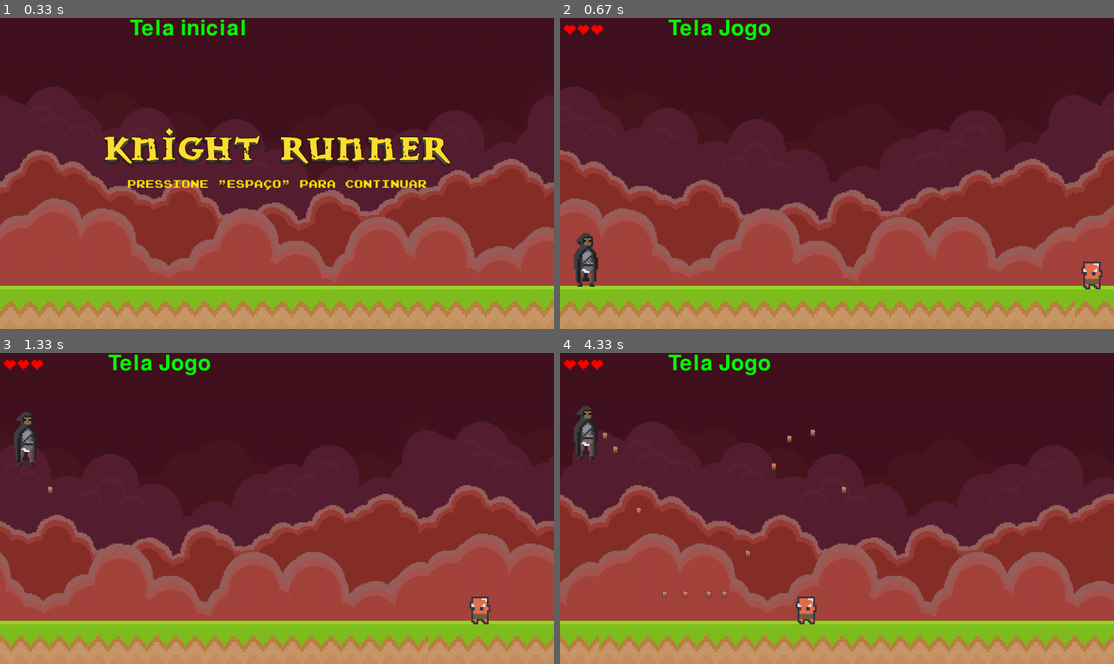
Above: before the commit, frames 1-4 (two rows, left to right).
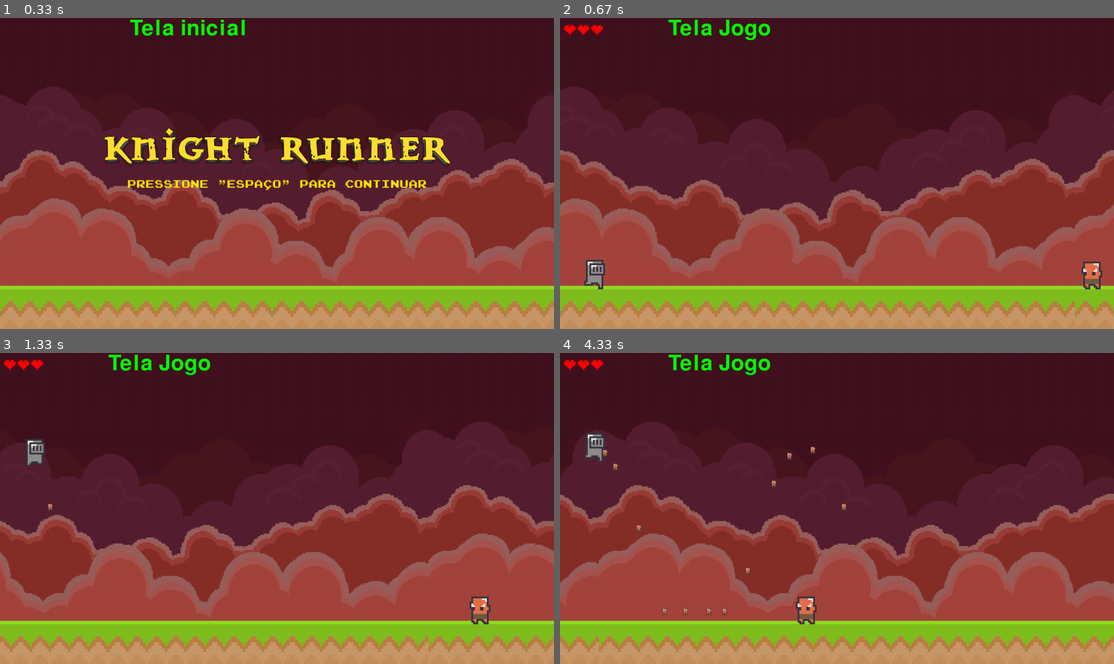
Above: after the commit, the same moments.

Repository: insper-classroom/devlife-23-1-projeto-pygame-henrique-e-guilherme
Game: pygame game, started from jogo/funcoes/jogo.py
The game is run twice, just before and just after one commit, with the same random seed, the same clock (stepped at 60 frames per second) and the same inputs.
Inputs:
- Up to frame 1 (0.33 s): no input
- Up to frame 2 (0.67 s): tap Space at 0.33 s
- Up to frame 3 (1.33 s): tap Space at 0.67 s; tap W at 1 s
- Up to frame 4 (4.33 s): tap W at 1.4, 1.7, 1.9, 2.23, 2.53, 2.73, 3.03, 3.3, 3.63, 3.93, 4.07 s; tap Space at 1.98, 3.38 s

Frame 1 is identical in both runs. In frame 2, 0.7% of the frame differs, in the area x 2-9%, y 69-88%; in frame 3, 0.7%; in frame 4, 1.1%, in the area x 2-52%, y 16-85%.

Commit message:
Animacao jogador

Diff:
--- a/jogo/funcoes/classes.py
+++ b/jogo/funcoes/classes.py
@@ -1,6 +1,4 @@
 import pygame
-
-
 
 
 class TelaInicial():
@@ -38,9 +36,9 @@
 
     def update(self):
         if not self.musica_tela_inicial_tocando:
-            pygame.mixer_music.load('jogo/assets/musica_inicial.ogg')
-            pygame.mixer_music.set_volume(0.3)
-            pygame.mixer_music.play()
+            # pygame.mixer_music.load('jogo/assets/musica_inicial.ogg')
+            # pygame.mixer_music.set_volume(0.3)
+            # pygame.mixer_music.play()
             self.musica_tela_inicial_tocando = True
 
         for event in pygame.event.get():
@@ -133,11 +131,11 @@
         pygame.display.update()
 
     def update(self):
-        if not self.musica_jogo_tocando:
-            pygame.mixer_music.load('jogo/assets/musica_jogo.ogg')
-            pygame.mixer_music.set_volume(0.2)
-            pygame.mixer_music.play()
-            self.musica_jogo_tocando = True
+        # if not self.musica_jogo_tocando:
+        #     pygame.mixer_music.load('jogo/assets/musica_jogo.ogg')
+        #     pygame.mixer_music.set_volume(0.2)
+        #     pygame.mixer_music.play()
+        #     self.musica_jogo_tocando = True
 
         for event in pygame.event.get():
             if event.type == pygame.QUIT:
@@ -153,7 +151,7 @@
             self.jogador.pulo_jogador(event)
 
         #colisao com monstro
-        if pygame.sprite.spritecollide(self.jogador, self.inimigos, False):
+        if pygame.sprite.spritecollide(self.jogador, self.inimigos, True):
             if not self.imune:
                 self.jogador.vidas -= 1
                 self.jogador.dano_som.play()
@@ -186,9 +184,17 @@
         pygame.sprite.Sprite.__init__(self)
         #Adicionei essas imagens so para testar e dps mudar
         #Cria retangulo e aumenta a imagem
-        self.image = pygame.image.load('jogo/assets/jogador_provisorio.png').convert_alpha()
-        self.image = pygame.transform.scale_by(self.image, 4)
-        self.rect = self.image.get_rect()
+        self.sprites = SpriteSheet('jogo/assets/knight_.png')
+        self.lista_sprites = []
+        for contador in range(4):
+            self.lista_sprites.append(self.sprites.corta_imagem(contador, 24 , 24, 4))
+
+        self.frame_atual = 0
+        self.cooldown_animacao = 100
+
+        self.image = pygame.image.load('jogo/assets/knight_.png').convert_alpha()
+
+        self.rect = self.lista_sprites[0].get_rect()
 
         self.dano_som = pygame.mixer.Sound('jogo/assets/dano_som.mp3')
         self.pontuou_som = pygame.mixer.Sound('jogo/assets/pontuou_som.mp3')
@@ -196,20 +202,29 @@
         self.vidas = 3
 
         #Coordenadas
-        self.rect.centerx = 60
-        self.rect.centery = 560
-
-        self.x = 0
-        self.delta_t = 0
+        self.rect.centerx = 80
+        self.rect.centery = 600
+
         #Velocidade y
 
         self.vely = -21
 
         #Gravidade
         self.gravidade = 0
-
-
-    def update(self):
+        self.tempo = pygame.time.get_ticks()
+
+
+    def update(self):
+
+        tempo_atual = pygame.time.get_ticks()
+        if tempo_atual - self.tempo > self.cooldown_animacao:
+            self.tempo = tempo_atual
+            self.frame_atual += 1
+        if self.frame_atual >= len(self.lista_sprites):
+            self.frame_atual = 0
+        self.image = self.lista_sprites[self.frame_atual]
+
+
 
         #Faz o jogador cair, simula o efeito da aceleração da gravidade
         self.rect.centery += self.gravidade
@@ -217,15 +232,15 @@
 
 
         #Não deixa o jogador passar do chão
-        if self.rect.centery >= 560:
-            self.rect.centery = 560
+        if self.rect.centery >= 600:
+            self.rect.centery = 600
 
     def pulo_jogador (self, event):
         if event.type == pygame.KEYDOWN:
             if event.key == pygame.K_SPACE:
 
                 #Faz o jogador pular
-                if self.rect.bottom >= 560:
+                if self.rect.bottom >= 600:
                     self.gravidade = -15
 
 class Inimigo (pygame.sprite.Sprite):
@@ -248,7 +263,6 @@
 
         if self.rect.centerx <= -100 or self.vidas <= 0:
             self.rect.centerx = 1300
-
 
 class Tiro (pygame.sprite.Sprite):
     def __init__(self, jogador_center_y):
@@ -268,4 +282,14 @@
             self.kill()
 
 
-print ('teste')
+#Fonte: https://www.youtube.com/watch?v=nXOVcOBqFwM&ab_channel=CodingWithRuss
+class SpriteSheet:
+    def __init__(self, imagem):
+        self.sheet = pygame.image.load(imagem).convert_alpha()
+
+    def corta_imagem(self, frame ,altura, largura, escala):
+        imagem = pygame.Surface((largura, altura)).convert_alpha()
+        imagem.blit(self.sheet, (0, 0) , ((frame * largura), 0, largura, altura)) #Ultimo argumento é a área do frame que vai ser cortada
+        imagem = pygame.transform.scale(imagem, (largura*escala, altura*escala)) #Aumenta a imagem
+        imagem.set_colorkey('White') #Define a cor do fundo da imagem para ser transparente
+        return imagem
--- a/jogo/funcoes/funcoes_do_jogo.py
+++ b/jogo/funcoes/funcoes_do_jogo.py
@@ -1,5 +1,6 @@
 import pygame
 from classes import TelaInicial, TelaJogo
+
 
 def inicializa():
     pygame.init()
Binary file added: jogo/assets/knight_.png
